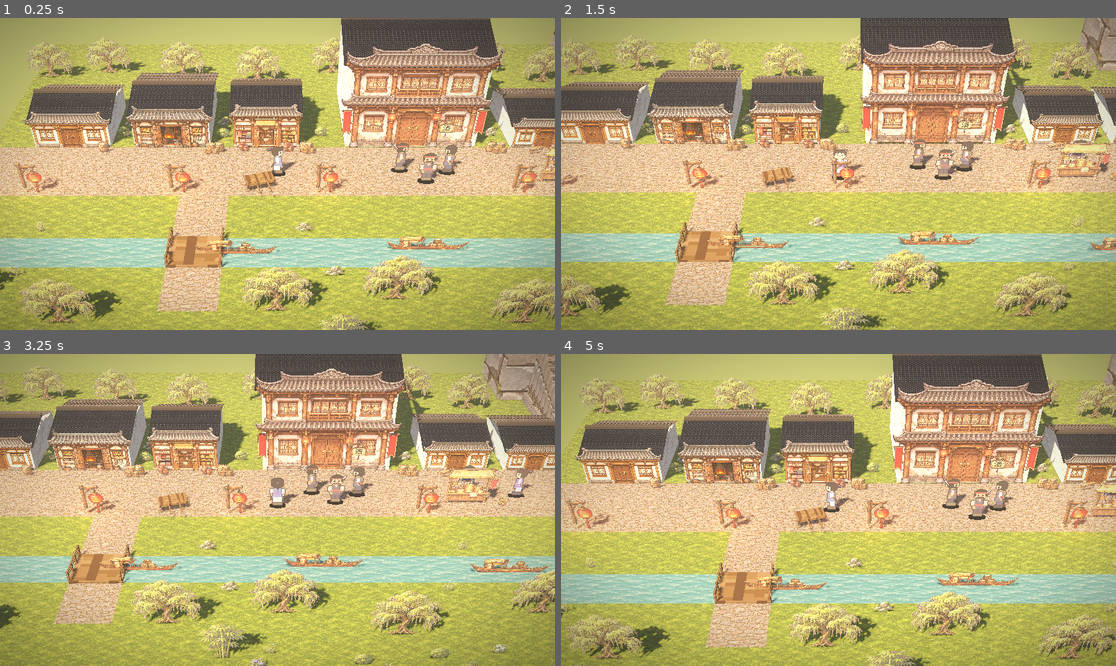
Above: before the commit, frames 1-4 (two rows, left to right).
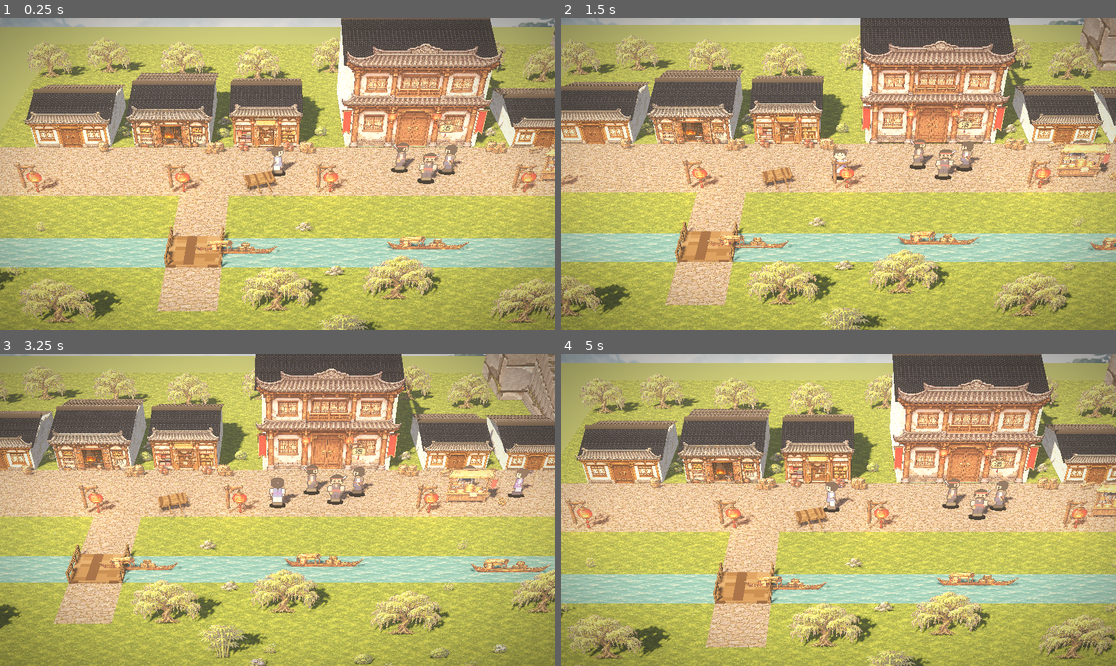
Above: after the commit, the same moments.

Repository: zaz-nlu/Hero-xiaoyao
Game: Godot game, scene res://ui/game.tscn
Two runs of this game, one before a commit and one after it. Both use one fixed random seed, a clock stepped at 60 frames per second and the inputs below.
Inputs (mouse positions are in pixels of both pictures, inside the frame that each line leads up to):
- Up to frame 1 (0.25 s): no input
- Up to frame 2 (1.5 s): tap Enter (ui_accept) at 0.5, 0.77 s; move the mouse to (960, 158) at 0.52 s; hold D (move_right) 0.53-1.28 s; tap E (interact) at 0.6 s; click (960, 158) at 0.67 s; move the mouse to (727, 189) at 1.27 s; hold S (move_down) from 1.28 s (still down); tap 1 at 1.35 s
- Up to frame 3 (3.25 s): tap Enter (ui_accept) at 1.52, 3.02 s; move the mouse to (333, 441) at 2.02 s; release S (move_down) at 2.03 s; hold D (move_right) 2.03-2.78 s; tap 2 at 2.1 s; move the mouse to (249, 572) at 2.77 s; hold W (move_up) from 2.78 s (still down); tap 3 at 2.85 s; click (249, 572) at 2.92 s
- Up to frame 4 (5 s): move the mouse to (1005, 556) at 3.52 s; release W (move_up) at 3.53 s; hold A (move_left) from 3.53 s (still down); tap 4 at 3.6 s; tap Enter (ui_accept) at 3.77, 4.52 s; move the mouse to (672, 463) at 4.27 s; tap 5 at 4.35 s

The runs differ from the first frame. In frame 1, 2.1% of the frame differs, in the area x 0-100%, y 0-3%; in frame 2, 1.5%; in frame 3, 0.4%; in frame 4, 2.1%.

Commit message:
fix: cover the far green band with the sky/mountain backdrop (shorter ground fill, backdrop at the town edge)
Co-Authored-By: Claude Sonnet 5.5 <noreply@anthropic.com>

Diff:
--- a/godot/tests/test_ai_assets.gd
+++ b/godot/tests/test_ai_assets.gd
@@ -165,11 +165,11 @@
 			var quad := backdrop.mesh as QuadMesh
 			assert_true(quad != null, "mountain backdrop uses a QuadMesh")
 			if quad != null:
-				assert_near(quad.size.x, 320.0, 0.001, "mountain backdrop width")
-				assert_near(quad.size.y, 80.0, 0.001, "mountain backdrop height")
+				assert_near(quad.size.x, 240.0, 0.001, "mountain backdrop width")
+				assert_near(quad.size.y, 60.0, 0.001, "mountain backdrop height")
 			assert_true(
-				backdrop.position.is_equal_approx(Vector3(12.0, 32.0, -90.0)),
-				"mountain backdrop sits far behind the town"
+				backdrop.position.is_equal_approx(Vector3(12.0, 19.0, -29.6)),
+				"mountain backdrop sits just beyond the town edge"
 			)
 	town.free()
 
--- a/godot/world/town.gd
+++ b/godot/world/town.gd
@@ -300,13 +300,13 @@
 	var fill := MeshInstance3D.new()
 	fill.name = "GroundFill"
 	var fill_mesh := PlaneMesh.new()
-	fill_mesh.size = Vector2(600.0, 600.0)
+	fill_mesh.size = Vector2(600.0, 70.0)
 	fill.mesh = fill_mesh
 	var fill_mat := StandardMaterial3D.new()
 	fill_mat.albedo_color = Color("#65722c")
 	fill_mat.roughness = 1.0
 	fill.material_override = fill_mat
-	fill.position = Vector3(12.0, -0.05, 0.0)
+	fill.position = Vector3(12.0, -0.05, 6.0)
 	root.add_child(fill)
 	var grounds: Array = data.get("ground", [])
 	for i in range(grounds.size()):
@@ -1274,7 +1274,7 @@
 	var mountain_tex: ImageTexture = AiAssets.load_texture("bg_mountains.png")
 	if mountain_tex != null:
 		var quad := QuadMesh.new()
-		quad.size = Vector2(320.0, 80.0)
+		quad.size = Vector2(240.0, 60.0)
 		var mat := StandardMaterial3D.new()
 		mat.albedo_texture = mountain_tex
 		mat.shading_mode = BaseMaterial3D.SHADING_MODE_UNSHADED
@@ -1284,7 +1284,7 @@
 		mat.metallic_specular = 0.0
 		mat.set("disable_fog", true)
 		var backdrop := _add_mesh(
-			root, quad, mat, Vector3(12.0, 32.0, -90.0), "MountainBackdrop"
+			root, quad, mat, Vector3(12.0, 19.0, -29.6), "MountainBackdrop"
 		)
 		backdrop.cast_shadow = GeometryInstance3D.SHADOW_CASTING_SETTING_OFF
 		return
